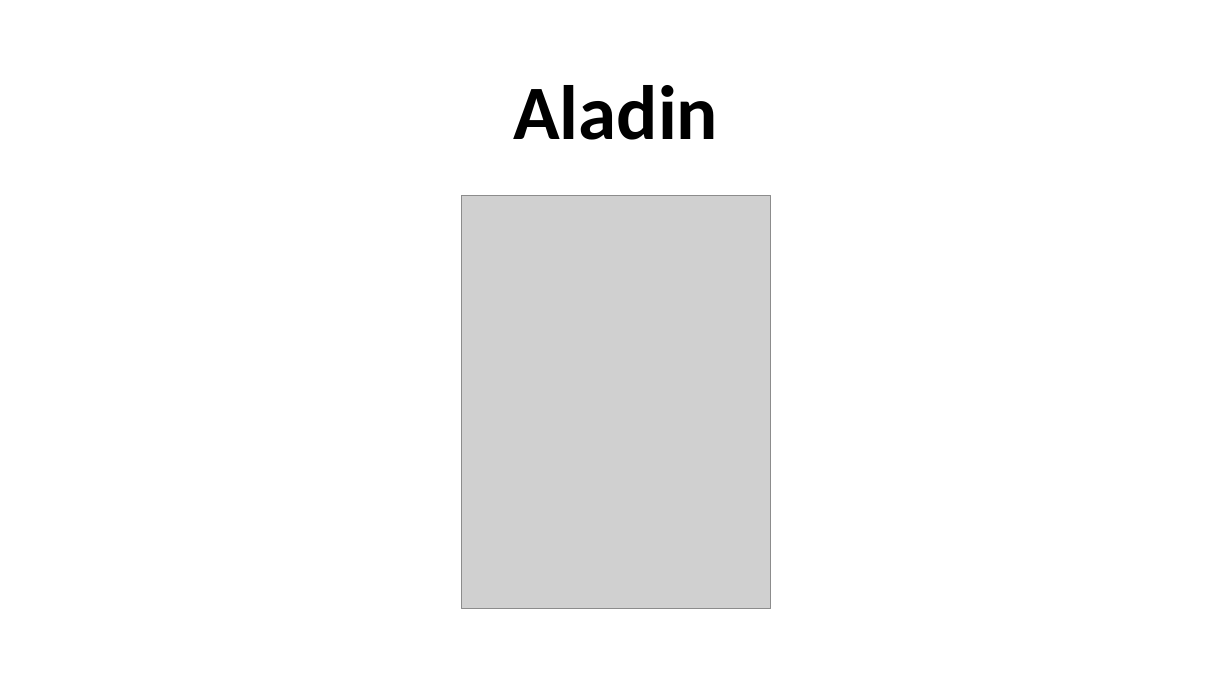
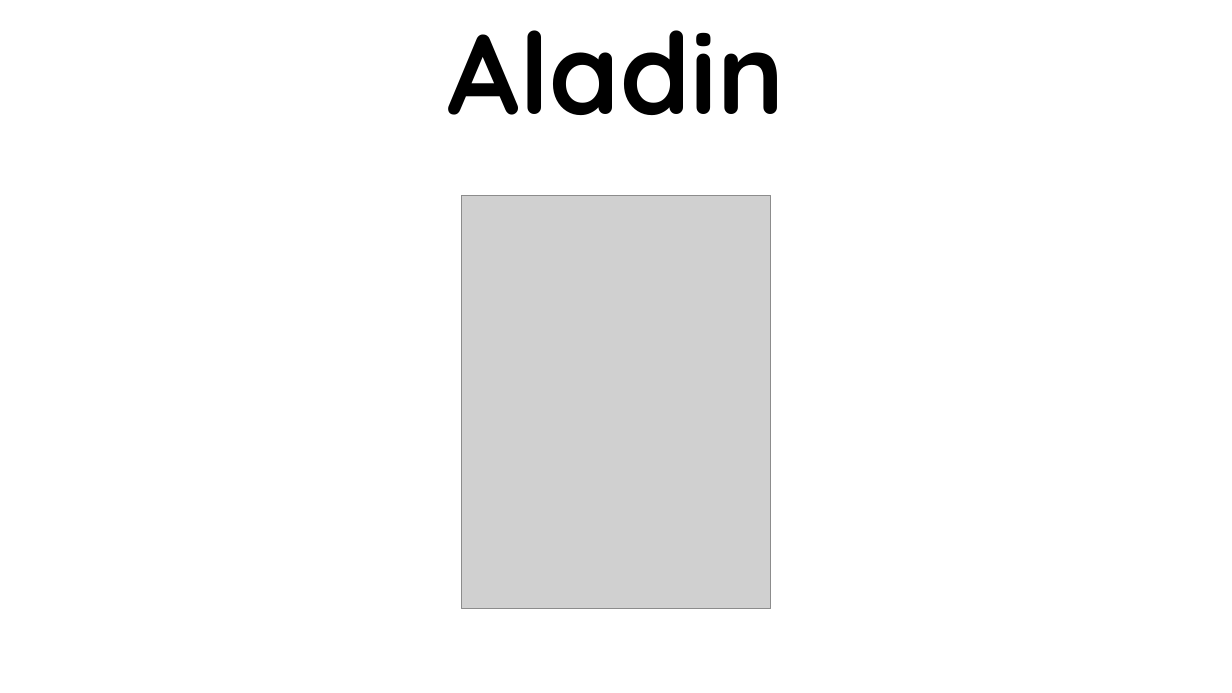
Before and after one commit to Meir017/Aladin, a slide deck: slide 1 of presentation.pptx. Drawn at 1232x693 pixels with LibreOffice and Linux fonts; fonts in the diff are those of the drawing; grey boxes stand for pictures; background and template pictures are left out. Boxes give left, top, right and bottom in pixels: in the first picture for what was removed or moved away, otherwise in the second. Text is boxed around its words. In the diff, an @@ line names an element or a change of style, - is before the commit and + after.

Commit message:
presentation

```diff
--- a/presentation.pptx
+++ b/presentation.pptx
@@ title "Aladin": place and size @@
-title "Aladin" at [513,85,718,140]
+title "Aladin" at [447,30,784,115]
@@ title "Aladin" at [447,30,784,115]: size 60 to 88 pt, font Calibri to Quicksand @@
```
Also in this commit, not shown: 5 other slides changed, 2 slides added.
